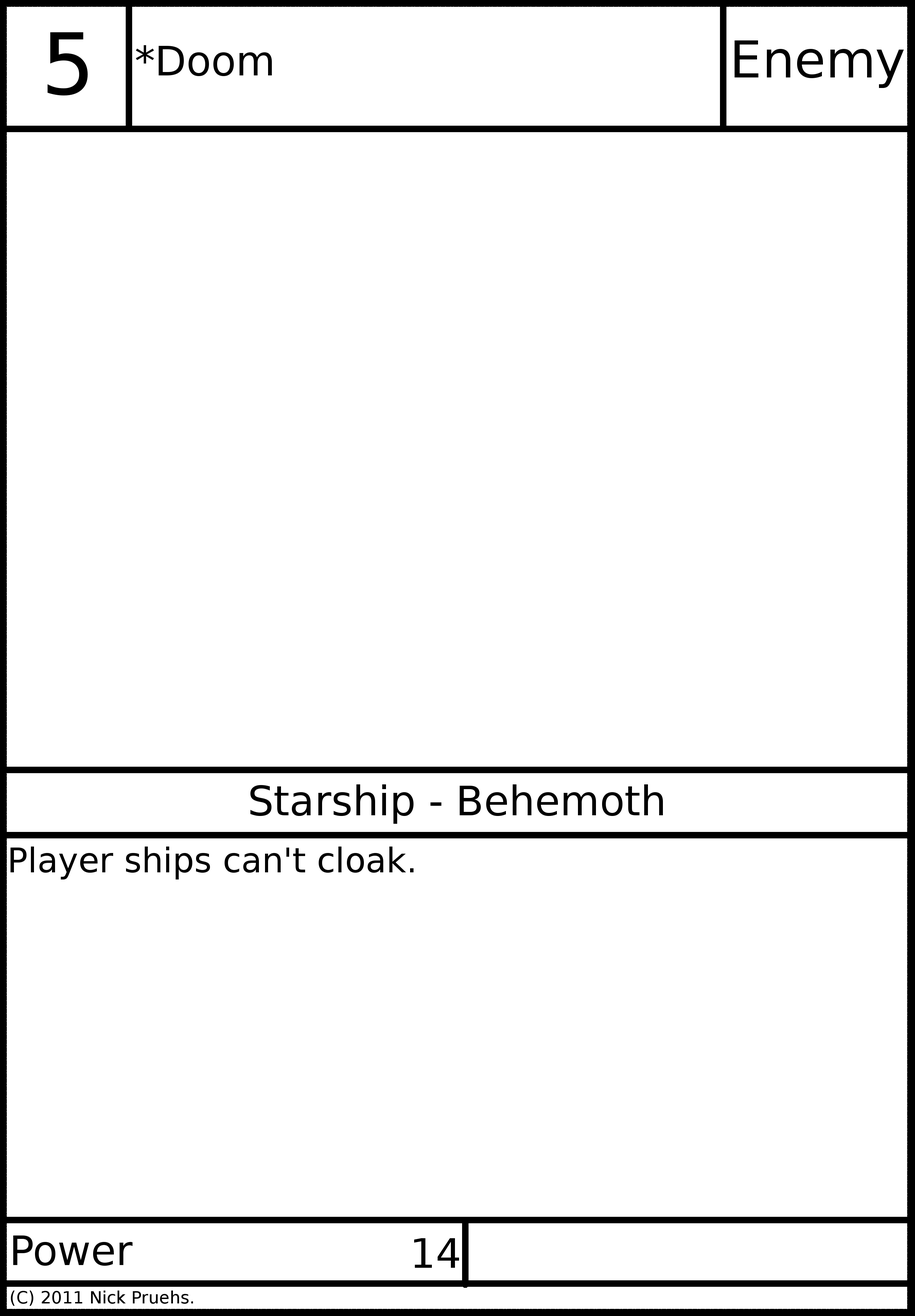
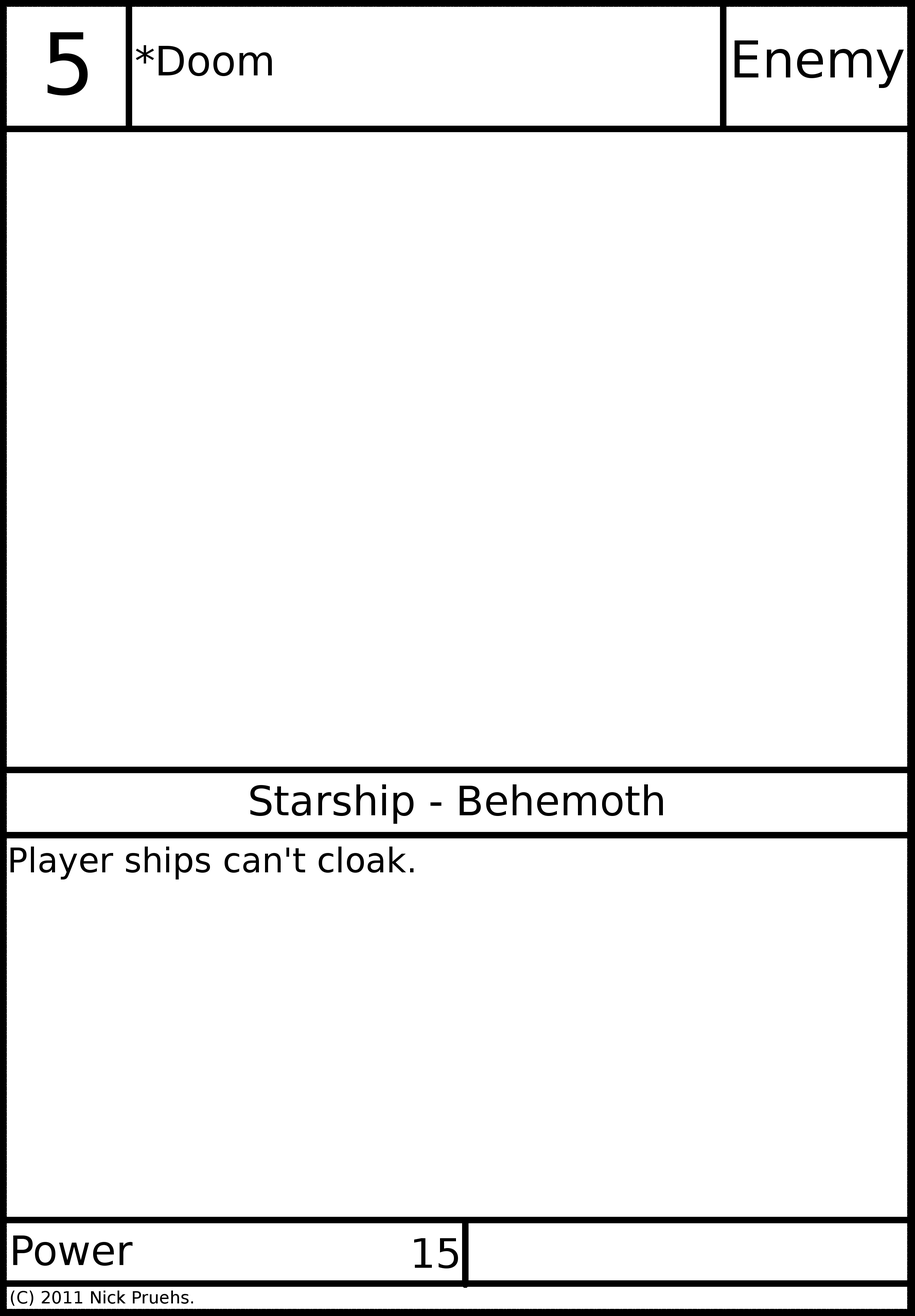
Layered file, before and after one edit (915 x 1316). Changes by layer:
painted on "Power Value" over bbox(437, 1237, 459, 1269)
